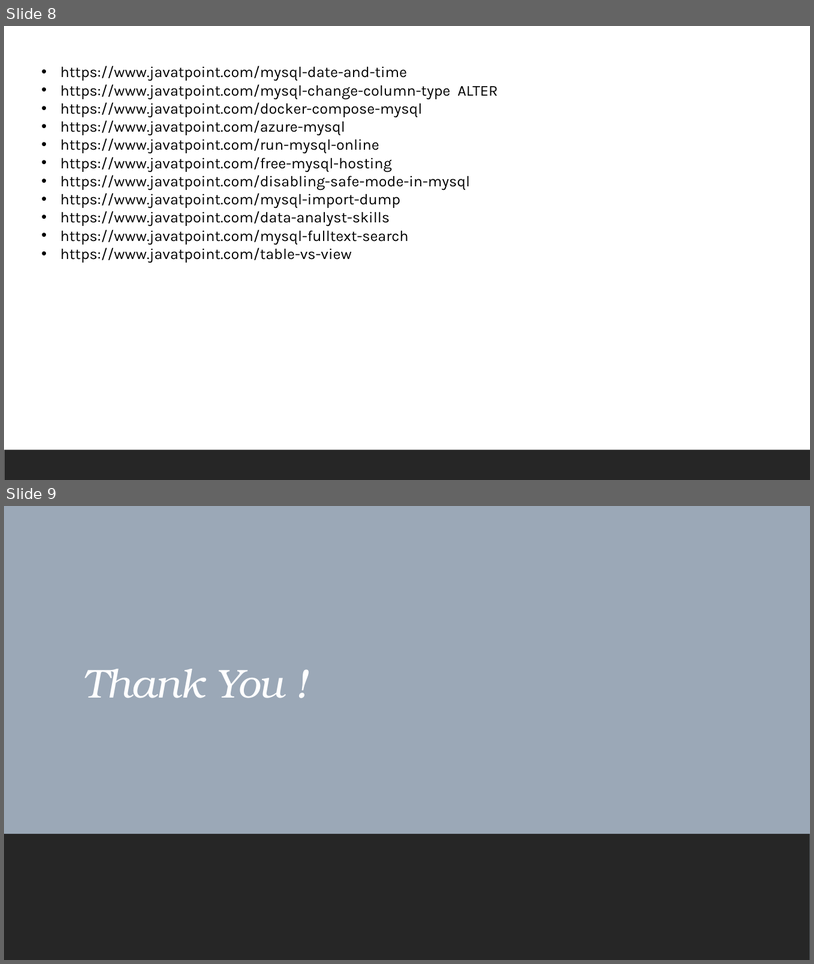
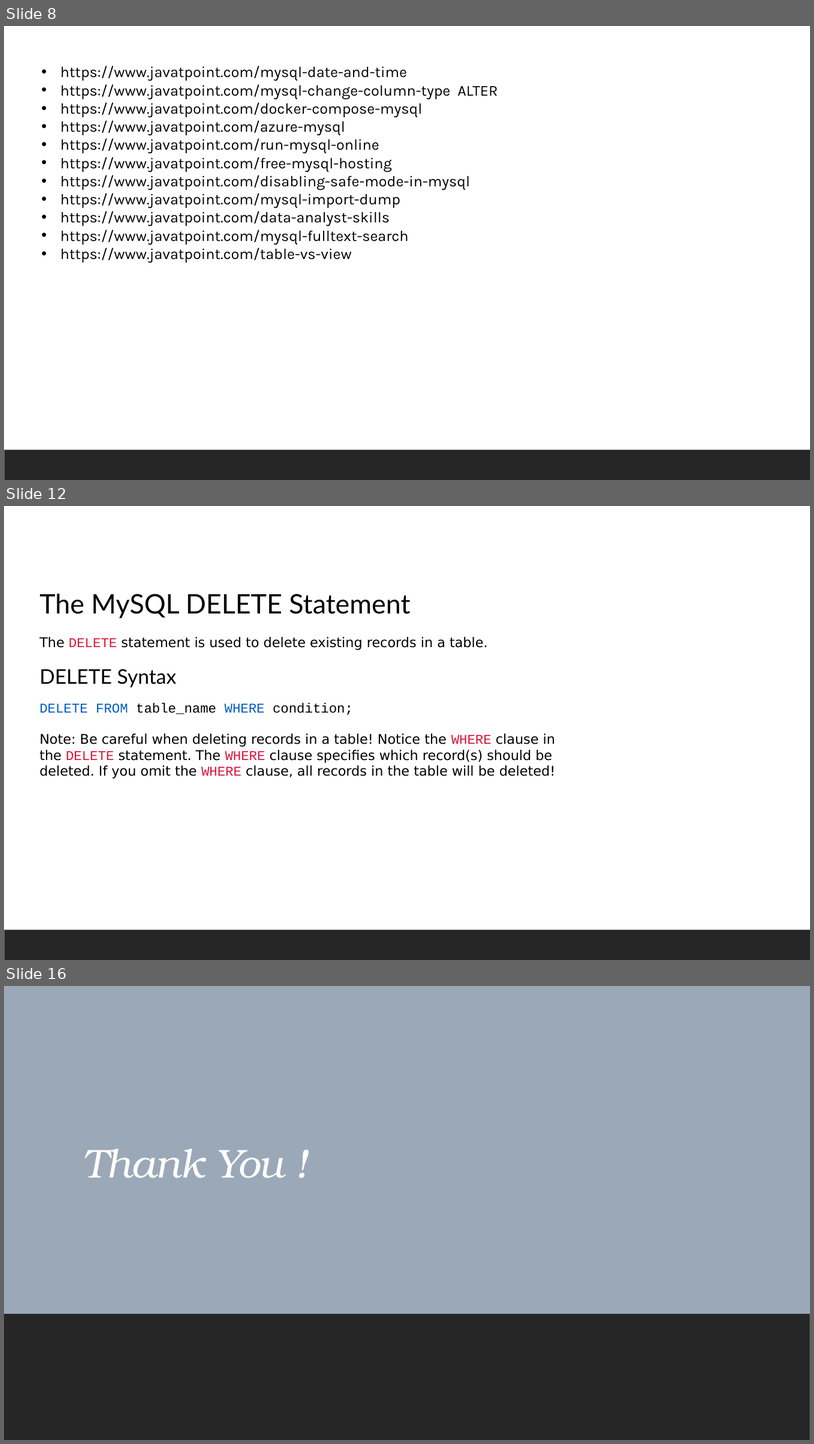
Before and after one commit to shahil04/ds_materials, a slide deck: 2.0_sql_dbms/sql/module_2_MySql1.pptx. Shown one above the other, each under a label of ours: slides 8 and 9 before the commit, slides 8, 12 and 16 after it; the slides between them are not shown. The pictures are 814x964 and 814x1444 pixels, drawn with LibreOffice and Linux fonts; fonts in the diff are those of the drawing. Boxes give left, top, right and bottom in pixels: in the first picture for what was removed or moved away, otherwise in the second. Text is boxed around its words. In the diff, an @@ line names an element or a change of style, - is before the commit and + after.

```diff
--- a/2.0_sql_dbms/sql/module_2_MySql1.pptx
+++ b/2.0_sql_dbms/sql/module_2_MySql1.pptx
@@ slide 12 added at (4,506,810,960), background #FFFFFF; not listed: 1 template element that a slide beside it also shows @@
@@ text added at (39,594,555,778), 16 pt, text #000000 @@
+The MySQL DELETE Statement
+The DELETE statement is used to delete existing records in a table.
+DELETE Syntax
+DELETE FROM table_name WHERE condition;
+Note: Be careful when deleting records in a table! Notice the WHERE clause in the DELETE statement. The WHERE clause specifies which record(s) should be deleted. If you omit the WHERE clause, all records in the table will be deleted!
@@ what was slide 9 is now slide 16 @@
```
Also in this commit, not shown: 6 other slides added, 40 other files.
